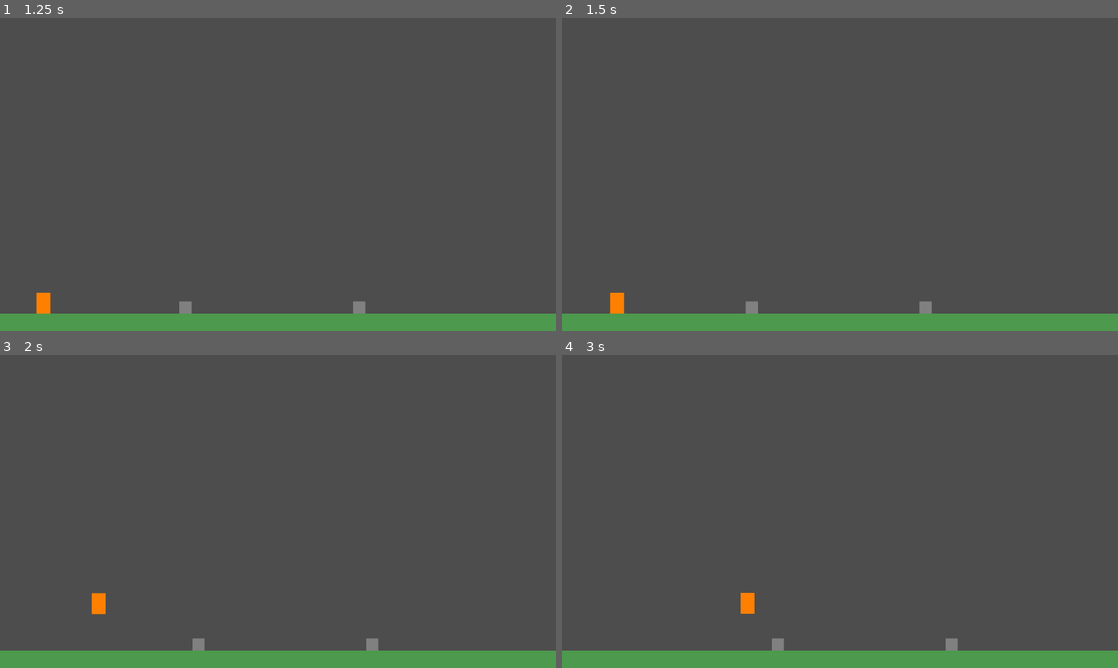
Above: before the commit, frames 1-4 (two rows, left to right).
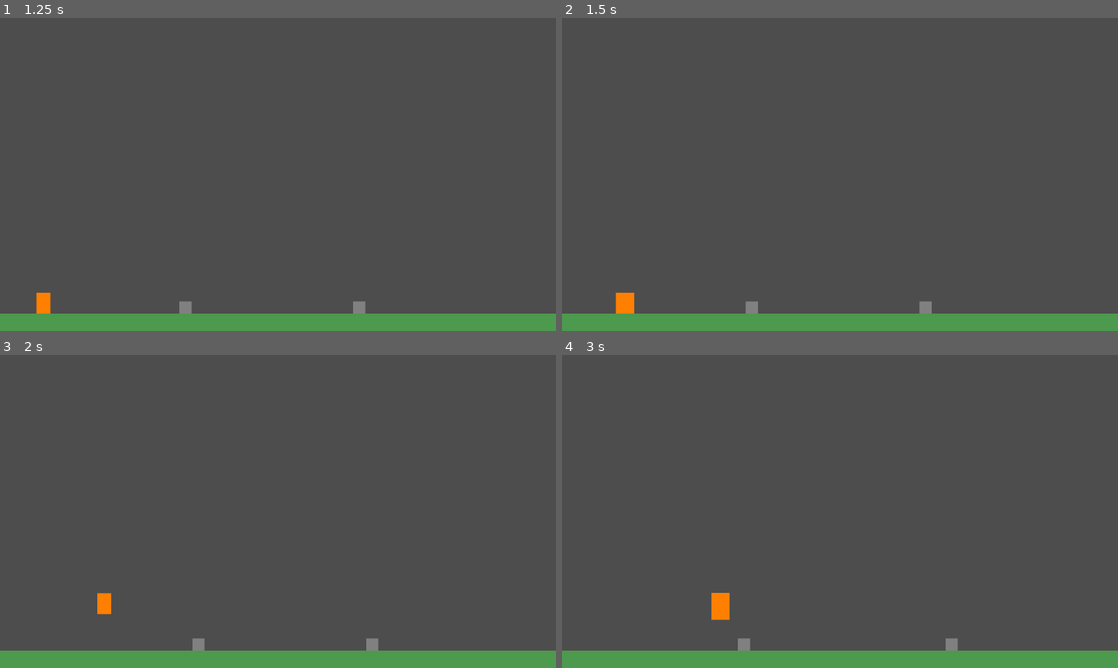
Above: after the commit, the same moments.

Repository: SBC69/test-repo123
Game: Godot game, scene res://scenes/MainMenu.tscn
The game is run twice, just before and just after one commit, with the same random seed, the same clock (stepped at 60 frames per second) and the same inputs.
Inputs:
- Up to frame 1 (1.25 s): click "Начать игру" at 0.5 s
- Up to frame 2 (1.5 s): hold D (move_right) from 1.28 s (still down); tap F (attack) at 1.35 s
- Up to frame 3 (2 s): keep holding D (move_right); tap Space (jump) at 1.52, 1.55, 1.82 s
- Up to frame 4 (3 s): tap Space (jump) at 2.1, 2.27, 2.57 s; tap F (attack) at 2.3, 2.85 s; release D (move_right) at 2.78 s; hold A (move_left) from 2.78 s (still down)

Frame 1 is identical in both runs. In frame 2, 0.2% of the frame differs, in the area x 8-13%, y 87-95%; in frame 3, 0.1%; in frame 4, 0.6%, in the area x 26-40%, y 76-95%.
Error before the commit: Invalid assignment of property or key 'flip_h' with value of type 'bool' on a base object of type 'ColorRect'. (res://scripts/Enemy.gd:52)

Commit message:
Исправлены ошибки: упрощены скрипты, убраны анимации и flip_h для ColorRect

Diff:
--- /dev/null
+++ b/icon.svg
@@ -0,0 +1 @@
+<svg height="128" width="128" xmlns="http://www.w3.org/2000/svg"><rect x="2" y="2" width="124" height="124" rx="14" fill="#363d52" stroke="#212532" stroke-width="4"/><g transform="scale(.101) translate(122 122)"><g fill="#fff"><path d="M105 673v33q407 354 814 0v-33z"/><path fill="#478cbf" d="m105 673 152 14q12 1 15 14l4 67 132 10 8-61q2-11 15-15h162q13 4 15 15l8 61 132-10 4-67q3-13 15-14l152-14V427q30-39 56-81-35-59-83-108-43 20-82 47-40-37-88-64 7-51 8-102-59-28-123-42-26 43-46 89-49-7-98 0-20-46-46-89-64 14-123 42 1 51 8 102-48 27-88 64-39-27-82-47-48 49-83 108 26 42 56 81zm0 33v39c0 276 813 276 813 0v-39l-134 12-5 69q-2 10-14 13l-162 11q-12 0-16-11l-10-65H447l-10 65q-4 11-16 11l-162-11q-12-3-14-13l-5-69z"/><path d="M483 600c3 34 55 34 58 0v-86c-3-34-55-34-58 0z"/><circle cx="725" cy="526" r="90"/><circle cx="299" cy="526" r="90"/></g><g fill="#414042"><circle cx="307" cy="532" r="60"/><circle cx="717" cy="532" r="60"/></g></g></svg>
--- a/scripts/Boss.gd
+++ b/scripts/Boss.gd
@@ -14,7 +14,6 @@
 var phase = 1
 
 @onready var sprite = $Sprite2D
-@onready var animation_player = $AnimationPlayer
 @onready var health_bar = $HealthBar
 
 signal boss_defeated
@@ -46,35 +45,33 @@
 
 	move_and_slide()
 
-	update_animation()
-
 func move_towards_player():
 	if is_attacking:
 		return
 
 	var direction = sign(player.global_position.x - global_position.x)
 	velocity.x = direction * SPEED
-	sprite.flip_h = direction < 0
 
 func attack():
 	is_attacking = true
 	velocity.x = 0
 	attack_cooldown = 2.0
-	animation_player.play("attack")
+	sprite.scale = Vector2(1.3, 1.3)
 
 	if player and player.has_method("take_damage"):
 		var distance = global_position.distance_to(player.global_position)
 		if distance < 80:
 			player.take_damage(ATTACK_DAMAGE)
 
-	await animation_player.animation_finished
+	await get_tree().create_timer(0.5).timeout
+	sprite.scale = Vector2(1, 1)
 	is_attacking = false
 
 func special_attack():
 	is_attacking = true
 	velocity.x = 0
 	attack_cooldown = 3.5
-	animation_player.play("special_attack")
+	sprite.modulate = Color(1.5, 1, 1)
 
 	# Прыжок и удар сверху
 	velocity.y = JUMP_FORCE
@@ -85,36 +82,29 @@
 		if distance < 120:
 			player.take_damage(SPECIAL_ATTACK_DAMAGE)
 
-	await animation_player.animation_finished
+	await get_tree().create_timer(0.5).timeout
+	sprite.modulate = Color(1, 1, 1) if phase == 1 else Color(1.2, 0.8, 0.8)
 	is_attacking = false
-
-func update_animation():
-	if is_attacking:
-		return
-
-	if not is_on_floor():
-		animation_player.play("jump")
-	elif velocity.x != 0:
-		animation_player.play("run")
-	else:
-		animation_player.play("idle")
 
 func take_damage(damage: int):
 	health -= damage
 	health_bar.value = health
-	animation_player.play("hurt")
+	sprite.modulate = Color(1, 0.3, 0.3)
+	await get_tree().create_timer(0.2).timeout
 
 	# Вторая фаза при 50% здоровья
 	if health <= max_health / 2 and phase == 1:
 		phase = 2
-		sprite.modulate = Color(1.2, 0.8, 0.8)  # Красноватый оттенок
+		sprite.modulate = Color(1.2, 0.8, 0.8)
+	else:
+		sprite.modulate = Color(1, 1, 1) if phase == 1 else Color(1.2, 0.8, 0.8)
 
 	if health <= 0:
 		die()
 
 func die():
 	remove_from_group("enemy")
-	animation_player.play("death")
+	sprite.modulate = Color(0.3, 0.3, 0.3)
 	set_physics_process(false)
 	$CollisionShape2D.set_deferred("disabled", true)
 	boss_defeated.emit()
--- a/scripts/Enemy.gd
+++ b/scripts/Enemy.gd
@@ -13,11 +13,12 @@
 var patrol_timer = 0.0
 
 @onready var sprite = $Sprite2D
-@onready var animation_player = $AnimationPlayer
 @onready var detection_area = $DetectionArea
 
 func _ready():
 	add_to_group("enemy")
+	detection_area.body_entered.connect(_on_detection_area_body_entered)
+	detection_area.body_exited.connect(_on_detection_area_body_exited)
 
 func _physics_process(delta):
 	if health <= 0:
@@ -40,8 +41,6 @@
 
 	move_and_slide()
 
-	update_animation()
-
 func patrol(delta):
 	patrol_timer += delta
 	if patrol_timer > 3.0:
@@ -49,40 +48,34 @@
 		patrol_timer = 0.0
 
 	velocity.x = patrol_direction * SPEED * 0.5
-	sprite.flip_h = patrol_direction < 0
 
 func chase_player():
 	var direction = sign(player.global_position.x - global_position.x)
 	velocity.x = direction * SPEED
-	sprite.flip_h = direction < 0
 
 func attack():
 	is_attacking = true
 	velocity.x = 0
-	animation_player.play("attack")
+	# Визуальная обратная связь
+	sprite.scale = Vector2(1.2, 1.2)
 	if player and player.has_method("take_damage"):
 		player.take_damage(ATTACK_DAMAGE)
-	await animation_player.animation_finished
+	await get_tree().create_timer(0.5).timeout
+	sprite.scale = Vector2(1, 1)
 	is_attacking = false
-
-func update_animation():
-	if is_attacking:
-		return
-
-	if velocity.x != 0:
-		animation_player.play("run")
-	else:
-		animation_player.play("idle")
 
 func take_damage(damage: int):
 	health -= damage
-	animation_player.play("hurt")
+	# Красная вспышка при получении урона
+	sprite.modulate = Color(1, 0.3, 0.3)
+	await get_tree().create_timer(0.2).timeout
+	sprite.modulate = Color(1, 1, 1)
 	if health <= 0:
 		die()
 
 func die():
 	remove_from_group("enemy")
-	animation_player.play("death")
+	sprite.modulate = Color(0.3, 0.3, 0.3)
 	set_physics_process(false)
 	$CollisionShape2D.set_deferred("disabled", true)
 	await get_tree().create_timer(0.5).timeout
--- a/scripts/Player.gd
+++ b/scripts/Player.gd
@@ -10,11 +10,12 @@
 var facing_right = true
 
 @onready var sprite = $Sprite2D
-@onready var animation_player = $AnimationPlayer
 @onready var attack_area = $AttackArea
 
 func _ready():
+	add_to_group("player")
 	attack_area.monitoring = false
+	attack_area.body_entered.connect(_on_attack_area_body_entered)
 
 func _physics_process(delta):
 	if health <= 0:
@@ -40,47 +41,36 @@
 			velocity.x = direction * SPEED
 			if direction > 0:
 				facing_right = true
-				sprite.flip_h = false
 				attack_area.scale.x = 1
 			else:
 				facing_right = false
-				sprite.flip_h = true
 				attack_area.scale.x = -1
 		else:
 			velocity.x = move_toward(velocity.x, 0, SPEED)
 
 	move_and_slide()
 
-	# Анимации
-	update_animation()
-
-func update_animation():
-	if is_attacking:
-		return
-
-	if not is_on_floor():
-		animation_player.play("jump")
-	elif velocity.x != 0:
-		animation_player.play("run")
-	else:
-		animation_player.play("idle")
-
 func attack():
 	is_attacking = true
 	attack_area.monitoring = true
-	animation_player.play("attack")
-	await animation_player.animation_finished
+	# Визуальная обратная связь - увеличим размер на момент атаки
+	sprite.scale = Vector2(1.3, 1.3)
+	await get_tree().create_timer(0.3).timeout
+	sprite.scale = Vector2(1, 1)
 	is_attacking = false
 	attack_area.monitoring = false
 
 func take_damage(damage: int):
 	health -= damage
-	animation_player.play("hurt")
+	# Красная вспышка при получении урона
+	sprite.modulate = Color(1, 0.3, 0.3)
+	await get_tree().create_timer(0.2).timeout
+	sprite.modulate = Color(1, 1, 1)
 	if health <= 0:
 		die()
 
 func die():
-	animation_player.play("death")
+	sprite.modulate = Color(0.5, 0.5, 0.5)
 	set_physics_process(false)
 	await get_tree().create_timer(1.0).timeout
 	get_tree().reload_current_scene()
--- a/scripts/Princess.gd
+++ b/scripts/Princess.gd
@@ -3,17 +3,23 @@
 signal princess_rescued
 
 @onready var sprite = $Sprite2D
-@onready var animation_player = $AnimationPlayer
 
 func _ready():
-	animation_player.play("idle")
+	body_entered.connect(_on_body_entered)
+	# Простая "анимация" - мигание
+	var tween = create_tween()
+	tween.set_loops()
+	tween.tween_property(sprite, "modulate:a", 0.5, 1.0)
+	tween.tween_property(sprite, "modulate:a", 1.0, 1.0)
 
 func _on_body_entered(body):
 	if body.is_in_group("player"):
 		rescue()
 
 func rescue():
-	animation_player.play("happy")
+	# Эффект радости - увеличение размера
+	var tween = create_tween()
+	tween.tween_property(sprite, "scale", Vector2(1.5, 1.5), 0.3)
 	princess_rescued.emit()
 	await get_tree().create_timer(1.0).timeout
 	queue_free()
